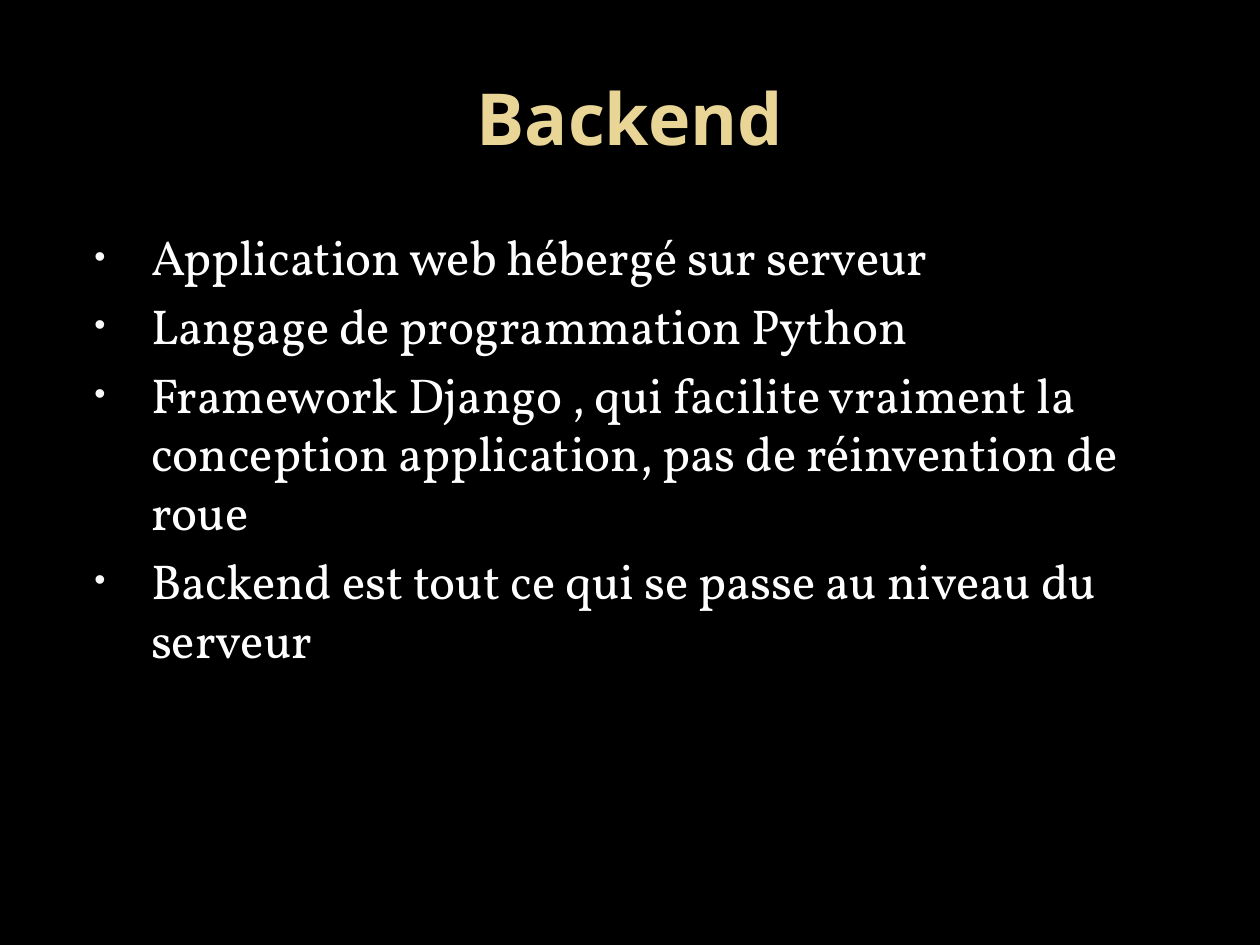
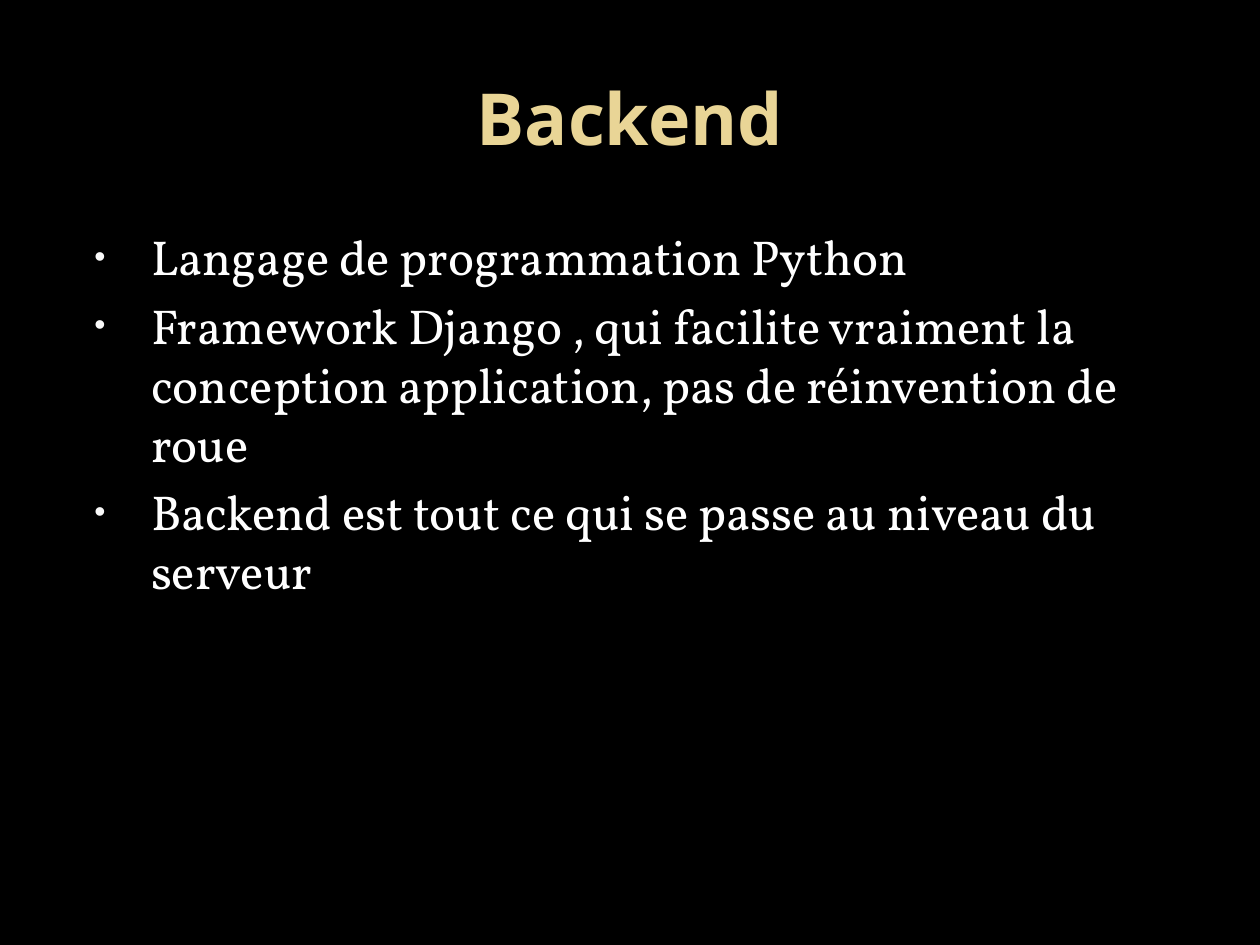
Before and after one commit to yannhamdi/projet4, a slide deck: slide 3 of Technique.pptx. Drawn at 1260x945 pixels with LibreOffice and Linux fonts; fonts in the diff are those of the drawing; background and template pictures are left out. Boxes give left, top, right and bottom in pixels: in the first picture for what was removed or moved away, otherwise in the second. Text is boxed around its words. In the diff, an @@ line names an element or a change of style, - is before the commit and + after.

```diff
--- a/Technique.pptx
+++ b/Technique.pptx
@@ text at (151, 239, 927, 288): paragraph removed @@
-• Application web hébergé sur serveur
```
Also in this commit, not shown: 4 other slides changed.
